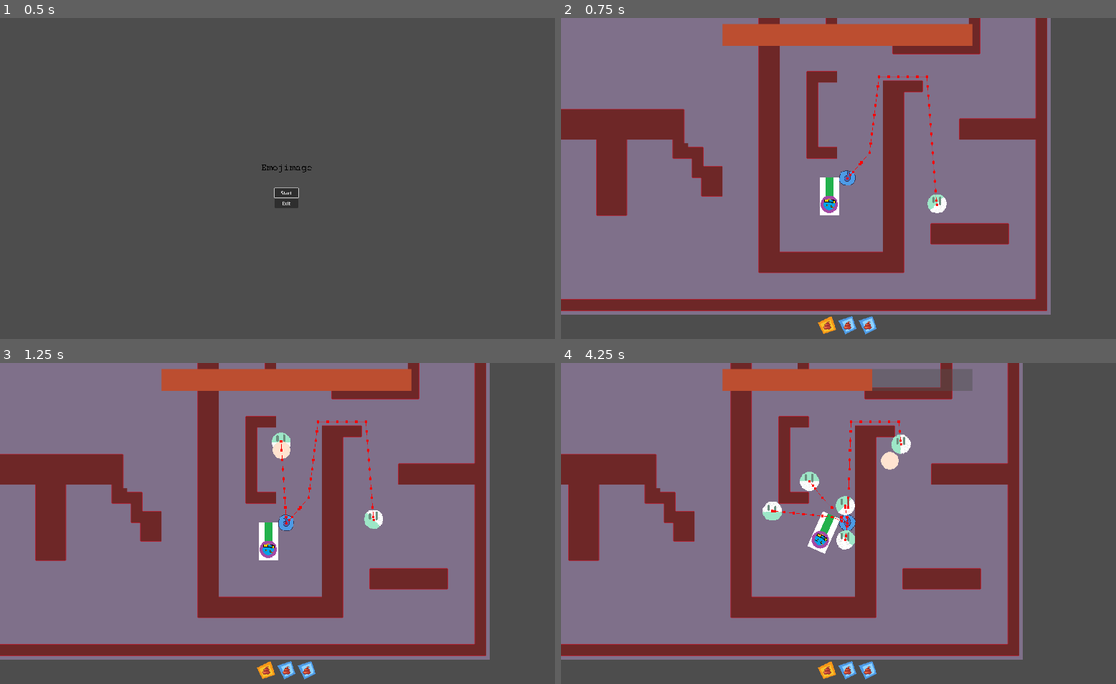
Above: before the commit, frames 1-4 (two rows, left to right).
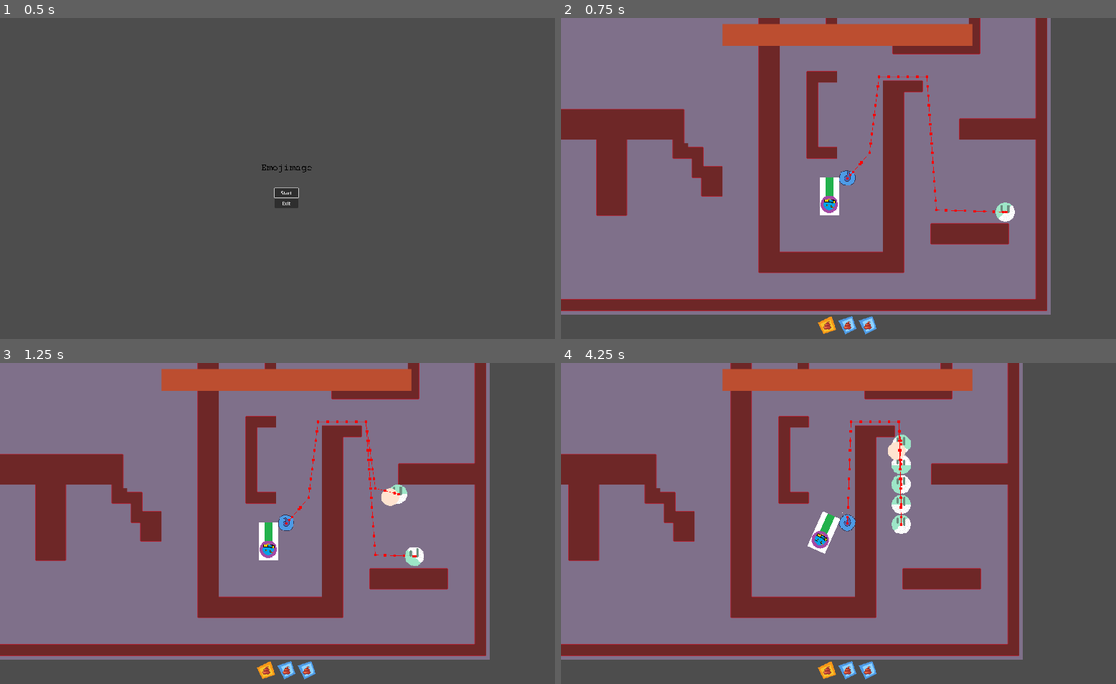
Above: after the commit, the same moments.

Repository: JulianNeuberger/EmojiMage
Game: Godot game, scene res://gui/MainMenu/MainMenu.tscn
Same seed, same stepped clock (60 frames per second), same inputs: the game is played once before the commit and once after it.
Inputs (mouse positions are in pixels of both pictures, inside the frame that each line leads up to):
- Up to frame 1 (0.5 s): no input
- Up to frame 2 (0.75 s): click "Start" at 0.5 s
- Up to frame 3 (1.25 s): no input
- Up to frame 4 (4.25 s): move the mouse to (971, 507) at 1.27 s; hold D (Right) 1.28-2.03 s; tap ` (AdminPanel, bound only after the commit) at 1.35 s; move the mouse to (733, 539) at 2.02 s; hold A (Left) 2.03-2.78 s; tap S (Bottom) at 2.1 s; move the mouse to (905, 452) at 2.77 s; hold D (Right) from 2.78 s (still down); tap W (Top) at 2.85 s; move the mouse to (816, 587) at 3.52 s; click (816, 587) at 3.6 s

Frame 1 is identical in both runs. In frame 2, 0.4% of the frame differs, in the area x 65-82%, y 19-64%; in frame 3, 0.9%; in frame 4, 2.8%, in the area x 36-75%, y 1-59%.

Commit message:
wip on level change

Diff:
--- a/Autoloads/GameSaver.gd
+++ b/Autoloads/GameSaver.gd
@@ -10,6 +10,21 @@
 		var node_data = node.serialize()
 		var json_string = JSON.stringify(node_data)
 		save_game.store_line(json_string)
+
+
+func load_save_file():
+	if not FileAccess.file_exists("user://savegame.save"):
+		return
+	var save_game = FileAccess.open("user://savegame.save", FileAccess.READ)
+	var save_data_list = []
+	while save_game.get_position() < save_game.get_length():
+		var json_string = save_game.get_line()
+
+		var json = JSON.new()
+		var parse_result = json.parse(json_string)
+		save_data_list.append(parse_result)
+	return save_data_list
+
 
 func load_game():
 	if not FileAccess.file_exists("user://savegame.save"):
--- a/levels/Level1/Level1.tscn
+++ b/levels/Level1/Level1.tscn
@@ -1,14 +1,21 @@
-[gd_scene load_steps=3 format=3 uid="uid://tcy11xrasqu7"]
+[gd_scene load_steps=4 format=3 uid="uid://tcy11xrasqu7"]
 
 [ext_resource type="PackedScene" uid="uid://b4k0qbuyf82jb" path="res://levels/LevelPrototype.tscn" id="1_do4df"]
 [ext_resource type="PackedScene" uid="uid://b2qx5ocdrljpo" path="res://levels/Level1/Level1_TileMap.tscn" id="2_0j77i"]
+[ext_resource type="PackedScene" uid="uid://c8mai678ndn2a" path="res://levels/Level2/Level2.tscn" id="3_sdehv"]
 
 [node name="LevelPrototype" instance=ExtResource("1_do4df")]
+level_name = "Level1"
 
 [node name="Level1TileMap" parent="." index="0" instance=ExtResource("2_0j77i")]
 
 [node name="EnemySpawner" parent="." index="1"]
-position = Vector2(564, 248)
+position = Vector2(728, 295)
+radius = 80.0
 
 [node name="Wizard" parent="." index="2"]
 position = Vector2(491, 299)
+
+[node name="LevelChangeComponent" parent="." index="5"]
+next_scene = ExtResource("3_sdehv")
+next_level_name = "Level2"
--- a/levels/Level2/Level2.tscn
+++ b/levels/Level2/Level2.tscn
@@ -1,11 +1,21 @@
-[gd_scene load_steps=3 format=3 uid="uid://c8mai678ndn2a"]
+[gd_scene load_steps=4 format=3 uid="uid://c8mai678ndn2a"]
 
 [ext_resource type="PackedScene" uid="uid://b4k0qbuyf82jb" path="res://levels/LevelPrototype.tscn" id="1_bd6o0"]
 [ext_resource type="PackedScene" uid="uid://6c3nf4fxf2v7" path="res://levels/Level2/Level2_TileMap.tscn" id="2_uqmxt"]
+[ext_resource type="PackedScene" uid="uid://cxxyqi0ekgcj0" path="res://levels/Level3/Level3.tscn" id="3_ui0go"]
 
 [node name="LevelPrototype" instance=ExtResource("1_bd6o0")]
+level_name = "Level2"
 
 [node name="Level2TileMap" parent="." index="0" instance=ExtResource("2_uqmxt")]
 
 [node name="EnemySpawner" parent="." index="1"]
 position = Vector2(762, 110)
+radius = 50.0
+
+[node name="Wizard" parent="." index="2"]
+position = Vector2(339, 474)
+
+[node name="LevelChangeComponent" parent="." index="5"]
+next_scene = ExtResource("3_ui0go")
+next_level_name = "Level3"
--- a/levels/Level3/Level3.tscn
+++ b/levels/Level3/Level3.tscn
@@ -1,14 +1,21 @@
-[gd_scene load_steps=3 format=3 uid="uid://cxxyqi0ekgcj0"]
+[gd_scene load_steps=4 format=3 uid="uid://cxxyqi0ekgcj0"]
 
 [ext_resource type="PackedScene" uid="uid://b4k0qbuyf82jb" path="res://levels/LevelPrototype.tscn" id="1_0efge"]
 [ext_resource type="PackedScene" uid="uid://ub14t3mqtqe1" path="res://levels/Level3/Level3_TileMap.tscn" id="2_oigf0"]
+[ext_resource type="PackedScene" uid="uid://736ti5hvh5p8" path="res://levels/Level4/Level4.tscn" id="3_souck"]
 
 [node name="LevelPrototype" instance=ExtResource("1_0efge")]
+level_name = "Level3"
 
 [node name="Level3TileMap" parent="." index="0" instance=ExtResource("2_oigf0")]
 
 [node name="EnemySpawner" parent="." index="1"]
-position = Vector2(564, 453)
+position = Vector2(564, 485)
+radius = 50.0
 
 [node name="Wizard" parent="." index="2"]
 position = Vector2(519, 158)
+
+[node name="LevelChangeComponent" parent="." index="5"]
+next_scene = ExtResource("3_souck")
+next_level_name = "Level4"
--- a/levels/Level4/Level4.tscn
+++ b/levels/Level4/Level4.tscn
@@ -1,14 +1,21 @@
-[gd_scene load_steps=3 format=3 uid="uid://736ti5hvh5p8"]
+[gd_scene load_steps=4 format=3 uid="uid://736ti5hvh5p8"]
 
 [ext_resource type="PackedScene" uid="uid://b4k0qbuyf82jb" path="res://levels/LevelPrototype.tscn" id="1_0ax7t"]
 [ext_resource type="PackedScene" uid="uid://bj83rswlebc8t" path="res://levels/Level4/Level4_TileMap.tscn" id="2_c6egt"]
+[ext_resource type="PackedScene" uid="uid://c6vereo7ojcbl" path="res://levels/Level5/Level5.tscn" id="3_ln6al"]
 
 [node name="LevelPrototype" instance=ExtResource("1_0ax7t")]
+level_name = "Level4"
 
 [node name="Level4TileMap" parent="." index="0" instance=ExtResource("2_c6egt")]
 
 [node name="EnemySpawner" parent="." index="1"]
 position = Vector2(564, -46)
+radius = 50.0
 
 [node name="Wizard" parent="." index="2"]
 position = Vector2(542, 323)
+
+[node name="LevelChangeComponent" parent="." index="5"]
+next_scene = ExtResource("3_ln6al")
+next_level_name = "Level4"
--- a/levels/Level5/Level5.tscn
+++ b/levels/Level5/Level5.tscn
@@ -4,11 +4,16 @@
 [ext_resource type="PackedScene" uid="uid://bk2upo2wjq21f" path="res://levels/Level5/Level5_TileMap.tscn" id="2_7ohj6"]
 
 [node name="LevelPrototype" instance=ExtResource("1_e8ced")]
+level_name = "Level5"
 
 [node name="Level5TileMap" parent="." index="0" instance=ExtResource("2_7ohj6")]
 
 [node name="EnemySpawner" parent="." index="1"]
 position = Vector2(604, 681)
+radius = 50.0
 
 [node name="Wizard" parent="." index="2"]
 position = Vector2(583, 208)
+
+[node name="LevelChangeComponent" parent="." index="5"]
+next_level_name = "Level1"
--- a/levels/LevelChangeComponent.gd
+++ b/levels/LevelChangeComponent.gd
@@ -1,12 +1,14 @@
 extends Node2D
 
 @export var next_scene: PackedScene
+@export var next_level_name: String
 var game_saver: GameSaver
 
 func _ready():
 	game_saver = get_node("/root/GameSaver")
 
 func change_scene():
+	get_parent().level_completed = true
 	if game_saver:
 		game_saver.save_game()
 	get_tree().change_scene_to_packed(next_scene)
--- /dev/null
+++ b/levels/LevelOrchestrator/LevelOrchestrator.gd
@@ -0,0 +1,23 @@
+extends Node2D
+
+var game_saver: GameSaver
+
+
+func load_from_save():
+	game_saver = get_node("/root/GameSaver")
+	if game_saver and game_saver.has_save():
+		game_saver.load_game()
+
+func change_level_to(level_name: String):
+
+	match(level_name):
+		"Level1":
+			get_tree().change_scene_to_file("res://levels/Level1/Level1.tscn")
+		"Level2":
+			get_tree().change_scene_to_file("res://levels/Level2/Level2.tscn")
+		"Level3":
+			get_tree().change_scene_to_file("res://levels/Level3/Level3.tscn")
+		"Level4":
+			get_tree().change_scene_to_file("res://levels/Level4/Level4.tscn")
+		"Level5":
+			get_tree().change_scene_to_file("res://levels/Level5/Level5.tscn")
--- /dev/null
+++ b/levels/LevelOrchestrator/LevelOrchestrator.tscn
@@ -0,0 +1,6 @@
+[gd_scene load_steps=2 format=3 uid="uid://dr5u5xtga7hix"]
+
+[ext_resource type="Script" path="res://levels/LevelOrchestrator/LevelOrchestrator.gd" id="1_l6ne2"]
+
+[node name="LevelOrchestrator" type="Node2D"]
+script = ExtResource("1_l6ne2")
--- a/levels/LevelPrototype.tscn
+++ b/levels/LevelPrototype.tscn
@@ -39,7 +39,7 @@
 slots = Array[Resource("res://Wand/WandResource.gd")]([ExtResource("9_o0dcd"), ExtResource("10_fawyv")])
 max_slots = 3
 
-[node name="LevelPrototype" type="Node2D"]
+[node name="LevelPrototype" type="Node2D" groups=["saveable"]]
 script = ExtResource("1_qd80f")
 
 [node name="EnemySpawner" type="Node2D" parent="."]
--- a/levels/testbed.gd
+++ b/levels/testbed.gd
@@ -1,9 +1,46 @@
 extends Node2D
 
 var game_saver: GameSaver
-
+@export var level_name: String
+var level_completed: bool
 
 func _ready():
 	game_saver = get_node("/root/GameSaver")
 	if game_saver and game_saver.has_save():
 		game_saver.load_game()
+
+
+func serialize():
+	var next_level_name = $LevelChangeComponent.next_level_name
+	print("ney",next_level_name, level_completed)
+	print("current", level_name)
+	print("setValue ", next_level_name if level_completed else level_name)
+	return {
+		"level_name": next_level_name if level_completed else level_name
+	}
+
+
+func deserialize(data: Dictionary):
+	print("load level", data)
+	if "level_name" in data:
+		var level_name = data["level_name"]
+		print(level_name != self.level_name)
+		if level_name != self.level_name:
+			change_level_to(level_name)
+
+
+func change_level_to(level_name: String):
+	get_tree().change_scene_to_file("res://levels/Level2/Level2.tscn")
+	"""
+	match(level_name):
+		"Level1":
+			get_tree().change_scene_to_file("res://levels/Level1/Level1.tscn")
+		"Level2":
+			get_tree().change_scene_to_file("res://levels/Level2/Level2.tscn")
+		"Level3":
+			get_tree().change_scene_to_file("res://levels/Level3/Level3.tscn")
+		"Level4":
+			get_tree().change_scene_to_file("res://levels/Level4/Level4.tscn")
+		"Level5":
+			get_tree().change_scene_to_file("res://levels/Level5/Level5.tscn")
+	"""
--- a/project.godot
+++ b/project.godot
@@ -106,6 +106,7 @@
 AdminPanel={
 "deadzone": 0.5,
 "events": [Object(InputEventKey,"resource_local_to_scene":false,"resource_name":"","device":-1,"window_id":0,"alt_pressed":false,"shift_pressed":false,"ctrl_pressed":false,"meta_pressed":false,"pressed":false,"keycode":0,"physical_keycode":167,"key_label":0,"unicode":0,"echo":false,"script":null)
+, Object(InputEventKey,"resource_local_to_scene":false,"resource_name":"","device":-1,"window_id":0,"alt_pressed":false,"shift_pressed":false,"ctrl_pressed":false,"meta_pressed":false,"pressed":false,"keycode":0,"physical_keycode":96,"key_label":0,"unicode":0,"echo":false,"script":null)
 ]
 }
 
Not shown: 1 places in Wand/ShotgunWand.tres that only renumber resources
